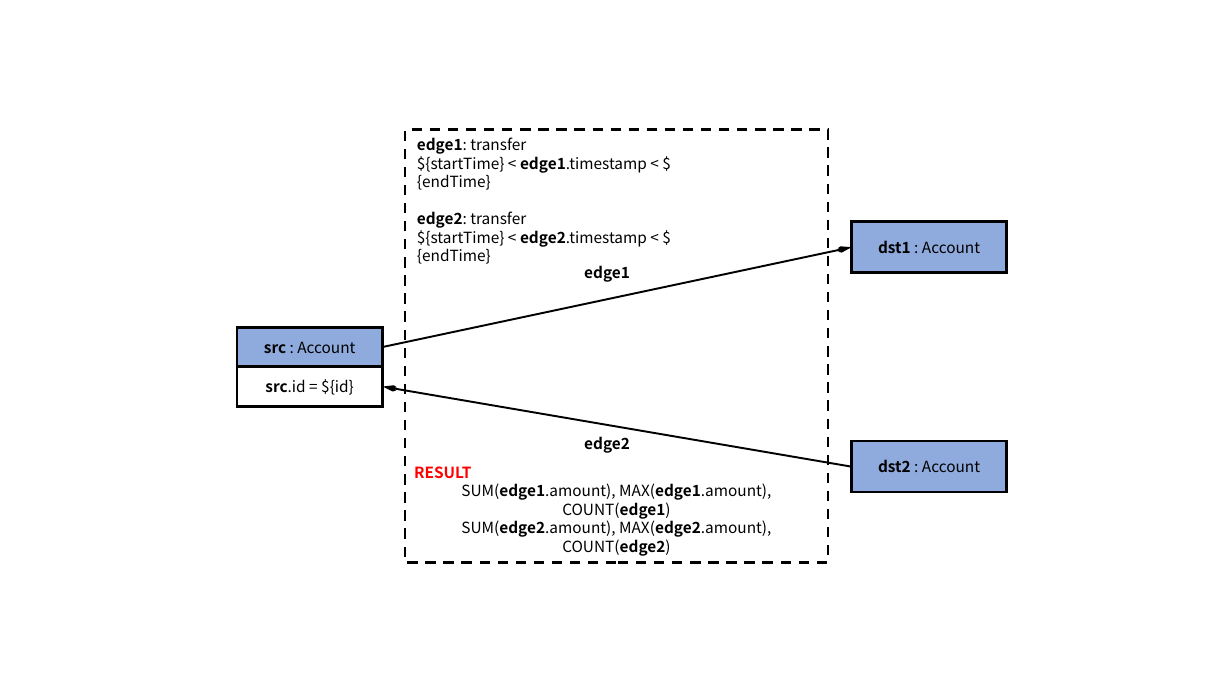
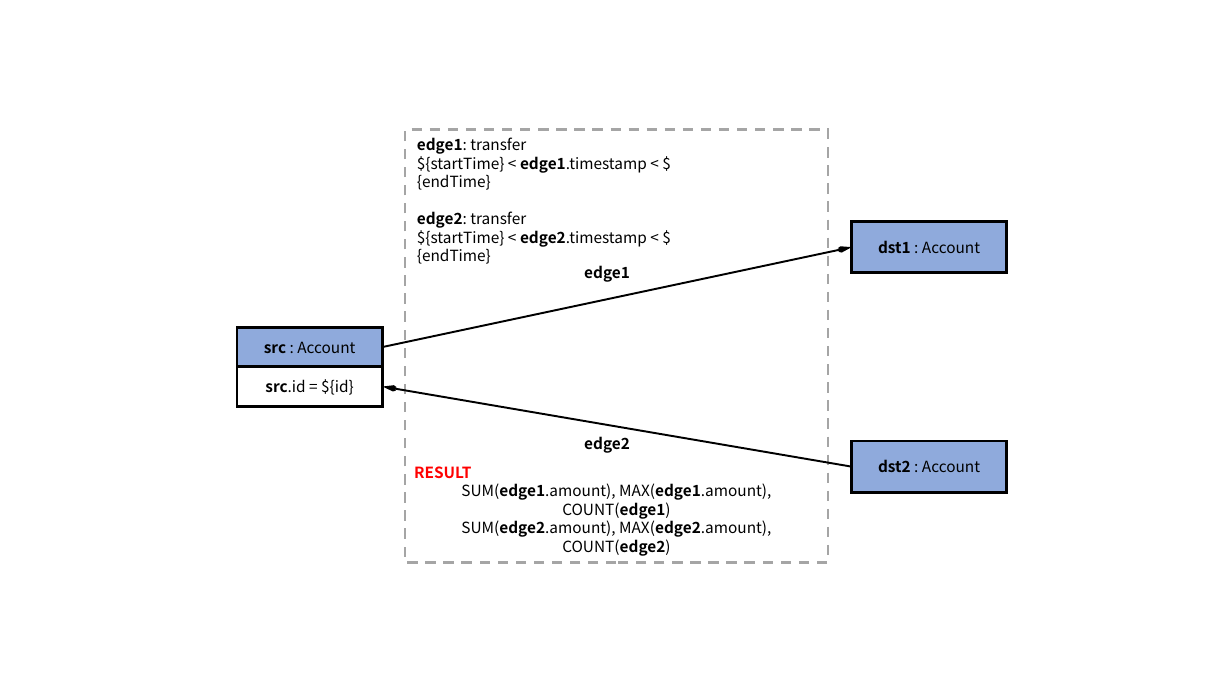
Before and after one commit to ldbc/ldbc_finbench_docs, a slide deck: slide 2 of patterns/transaction-simple-read.pptx. Drawn at 1232x693 pixels with LibreOffice and Linux fonts; fonts in the diff are those of the drawing. Boxes give left, top, right and bottom in pixels: in the first picture for what was removed or moved away, otherwise in the second. Text is boxed around its words. In the diff, an @@ line names an element or a change of style, - is before the commit and + after.

```diff
--- a/patterns/transaction-simple-read.pptx
+++ b/patterns/transaction-simple-read.pptx
@@ rectangle "RESULT" at <box>405,129,828,562</box>: outline #000000 2 pt dashed to #A5A5A5 2 pt dashed @@
```
Also in this commit, not shown: 7 other slides changed, 40 other files.
